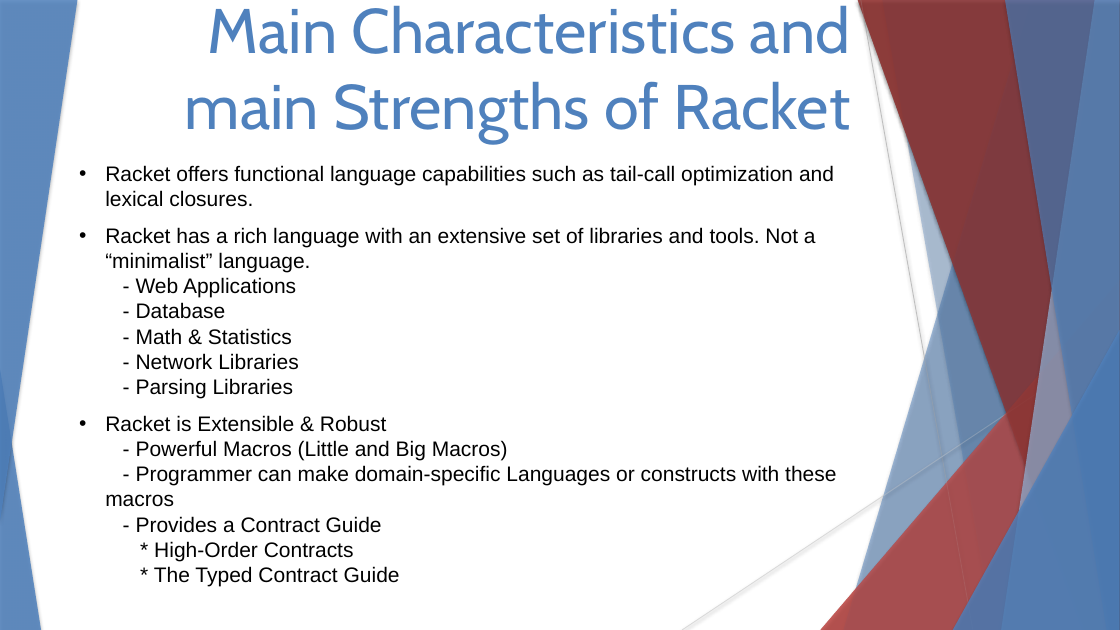
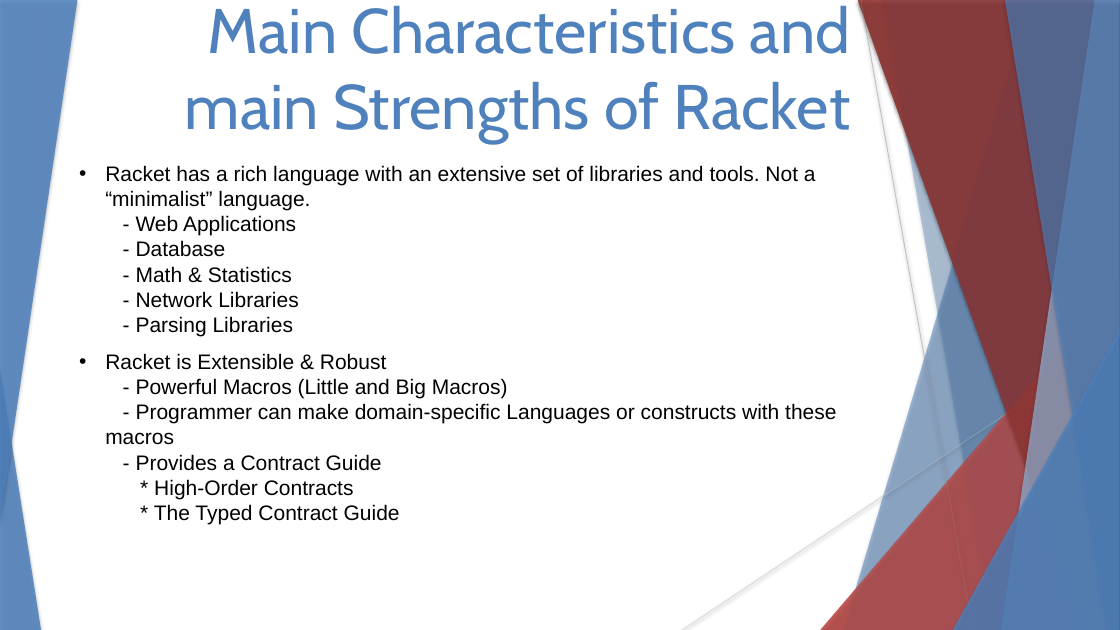
Before and after one commit to stevester94/CSC201_Project, a slide deck: slide 6 of CSC201Sec3Proj3Team4.pptx. Drawn at 1120x630 pixels with LibreOffice and Linux fonts; fonts in the diff are those of the drawing. Boxes give left, top, right and bottom in pixels: in the first picture for what was removed or moved away, otherwise in the second. Text is boxed around its words. In the diff, an @@ line names an element or a change of style, - is before the commit and + after.

Commit message:
added racket language reference

```diff
--- a/CSC201Sec3Proj3Team4.pptx
+++ b/CSC201Sec3Proj3Team4.pptx
@@ text at [105, 165, 834, 207]: paragraph removed @@
-• Racket offers functional language capabilities such as tail-call optimization and lexical closures.
```
Also in this commit, not shown: 7 other slides changed, 2 slides added.
